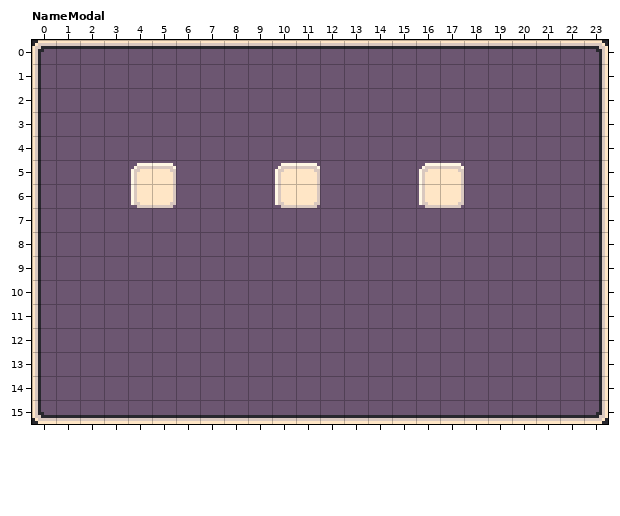
Two versions of a level (LDtk project, tiny-cli/src/main/resources/sfx/tiny-music-editor.ldtk). The first picture shows the starting point.
Cells are 8x8 px. Shown: NameModal x 0..23, y 0..15.
After the commit:
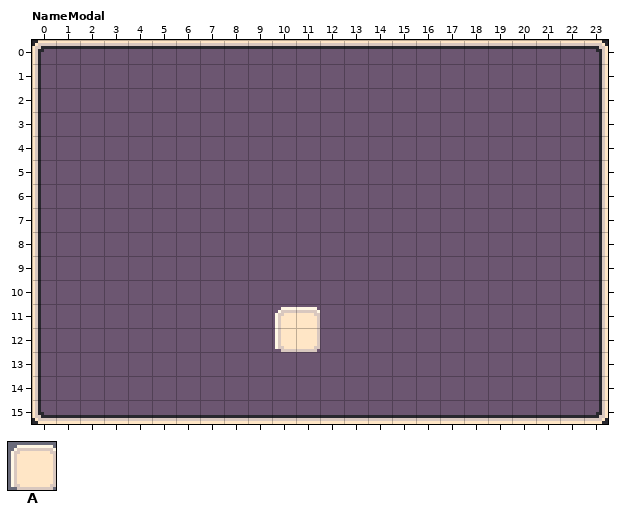
Key: from "Sfx": A 10.
Objects are placed by their top-left corner, in cells (3,4 is the top-left corner of cell 3,4); size is 1x1 cell unless given.
Edits made:
Layer "Widgets":
changed: A "Button" at 4,5 size 2x2 -> A "Button" at 10,11 size 2x2
removed: A "Button" at 10,5 size 2x2
removed: A "Button" at 16,5 size 2x2
